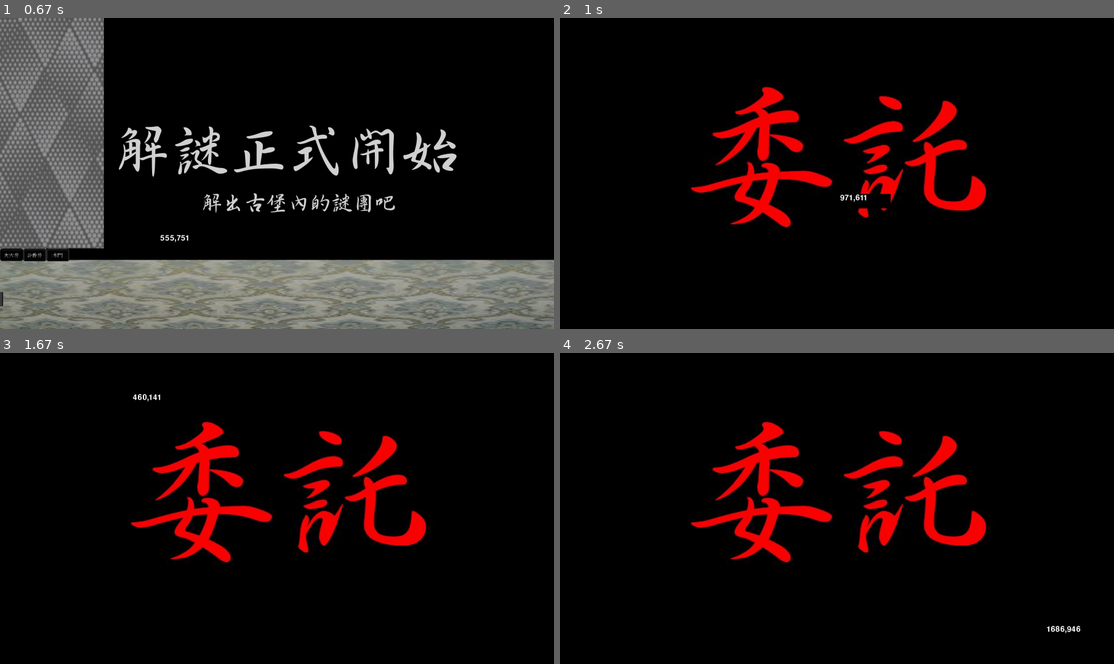
Above: before the commit, frames 1-4 (two rows, left to right).
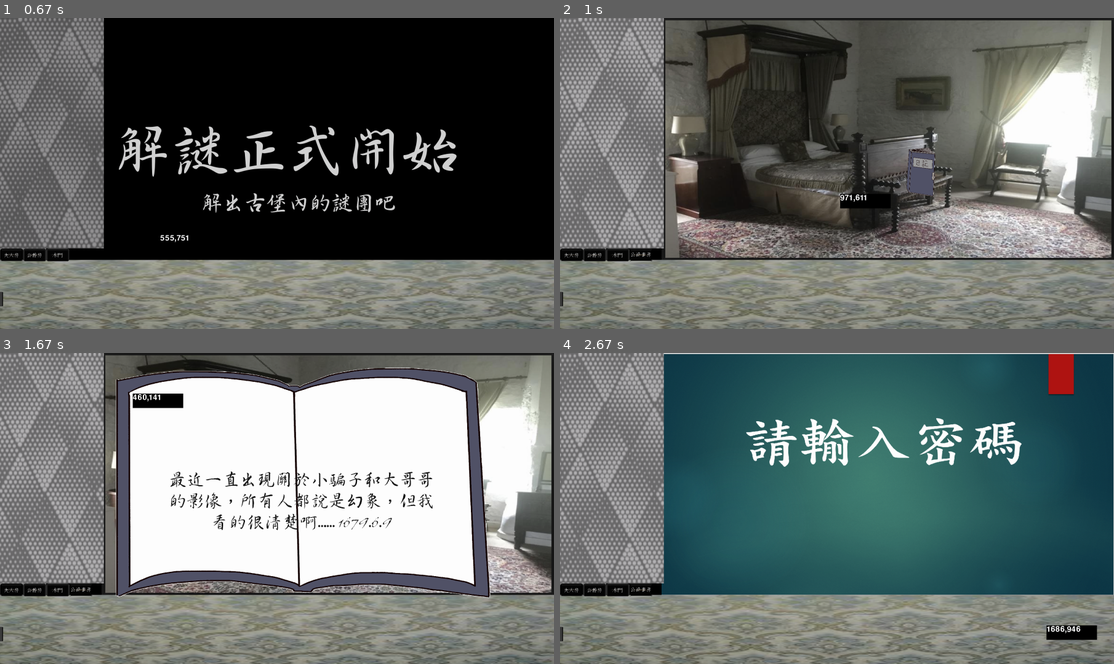
Above: after the commit, the same moments.

Repository: archiveinthesky/pygame-request
Game: pygame game, started from main.py
Same seed, same stepped clock (60 frames per second), same inputs: the game is played once before the commit and once after it.
Inputs (mouse positions are in pixels of both pictures, inside the frame that each line leads up to):
- Up to frame 1 (0.67 s): click (160, 235) at 0.38 s
- Up to frame 2 (1 s): click (842, 195) at 0.72 s
- Up to frame 3 (1.67 s): click (360, 505) at 1.05 s; click (132, 393) at 1.38 s
- Up to frame 4 (2.67 s): click (643, 589) at 1.72 s; click (842, 542) at 2.08 s; click (1047, 626) at 2.4 s

Frame 1 is identical in both runs. In frame 2, 95% of the frame differs, in the area x 0-100%, y 0-100%; in frame 3, 96%; in frame 4, 99%.

Commit message:
finished game (v.0.1 alpha)

Diff:
--- a/background.txt
+++ b/background.txt
@@ -23,3 +23,4 @@
 backgrounds/ending/5.jpg
 backgrounds/ending/6.jpg
 backgrounds/ending/7.jpg
+backgrounds/ending/tobecontinued.jpg
--- a/fullmain.py
+++ b/fullmain.py
@@ -911,6 +911,8 @@
                 if i.click == True:
                     if i == dukestudyaxe and self.getaxe == False:
                         self.getaxe = True
+                        self.objectbaraxe = objects(30,30,20,82,150)
+                        updatelist.append(self.objectbaraxe)
                     print('True')
                     i.respond()
 
@@ -1014,7 +1016,12 @@
             for deleteing in updatelist:
                 updatelist.remove(deleteing)
         print(updatelist)
+        tobecontinued = background()
+        print(updatelist)
+        tobecontinued.updateimage(25,1500,800,400,280)
+        tobecontinued.alpha = 255
         updatelist.append(endingupdate)
+        updatelist.append(tobecontinued)
         endingupdate.alpha = 0
         screen.fill((0,0,0))
         self.whilerepeat()
--- a/main.py
+++ b/main.py
@@ -618,7 +618,6 @@
         print(textbar.alpha)
         updatelist.append(txtdis)
         print('currentstage11')
-        self.ending()
         self.currentstage12()#debugging only"""
         self.currentstage13()
         self.execute('swapscene', 'swapmadamroom')
@@ -750,6 +749,8 @@
                 if i.click == True:
                     if i == dukestudyaxe and self.getaxe == False:
                         self.getaxe = True
+                        self.objectbaraxe = objects(30,30,20,82,150)
+                        updatelist.append(self.objectbaraxe)
                     print('True')
                     i.respond()
 
@@ -849,11 +850,15 @@
             self.whilerepeat()
     def ending(self):
         endingupdate = background()
+        tobecontinued = background()
         for i in range(10):
             for deleteing in updatelist:
                 updatelist.remove(deleteing)
         print(updatelist)
+        tobecontinued.updateimage(25,1500,800,400,280)
+        tobecontinued.alpha = 255
         updatelist.append(endingupdate)
+        updatelist.append(tobecontinued)
         endingupdate.alpha = 0
         screen.fill((0,0,0))
         self.whilerepeat()
Binary file changed: backgrounds/diarytext/dukediary.png
Binary file added: backgrounds/ending/tobecontinued.jpg
